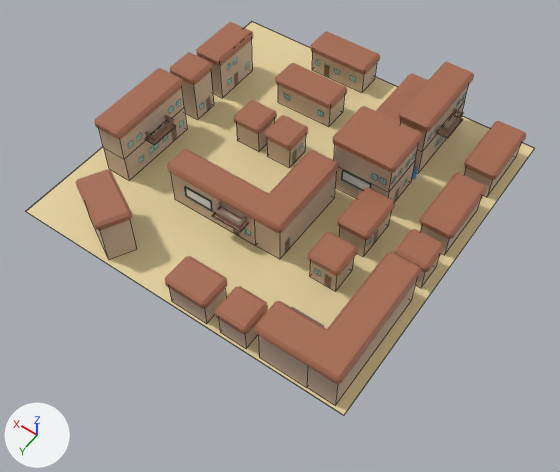
The Blender file Objects/Houses.blend: old version first, new version second.
Rendered twice from a 50 mm lens placed at (-20.1, 84.5, 83.1), pointed at (20.0, 28.4, -5.1). The lights are fixed; the arrows at lower left show +X, +Y and +Z. Mesh edges are drawn as thin lines on the coarser meshes.

The first picture shows 'Base.010', 'Base.013', 'Base.016', 'Floor', 'Roof.001', 'Roof.002', 'Roof.004', 'Roof.005', 'Roof.009', 'Roof.012', 'Roof.013', 'Roof.014'.
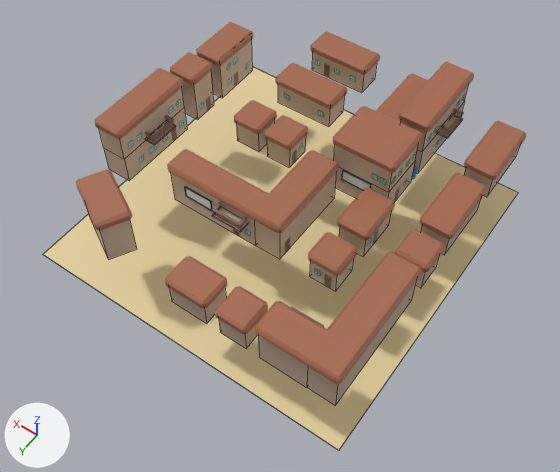
Pixel boxes [x1, y1, x2, y2] of what changed, in the pictures (560 x 472 px):
'Floor', moved
    before: [25, 22, 535, 416]
    after: [43, 67, 518, 450]

What the commit changed:
Object 'Floor' (ob_floor) moves from (22.8, 22.4, -0.1) to (22.8, 22.4, -10.1).
